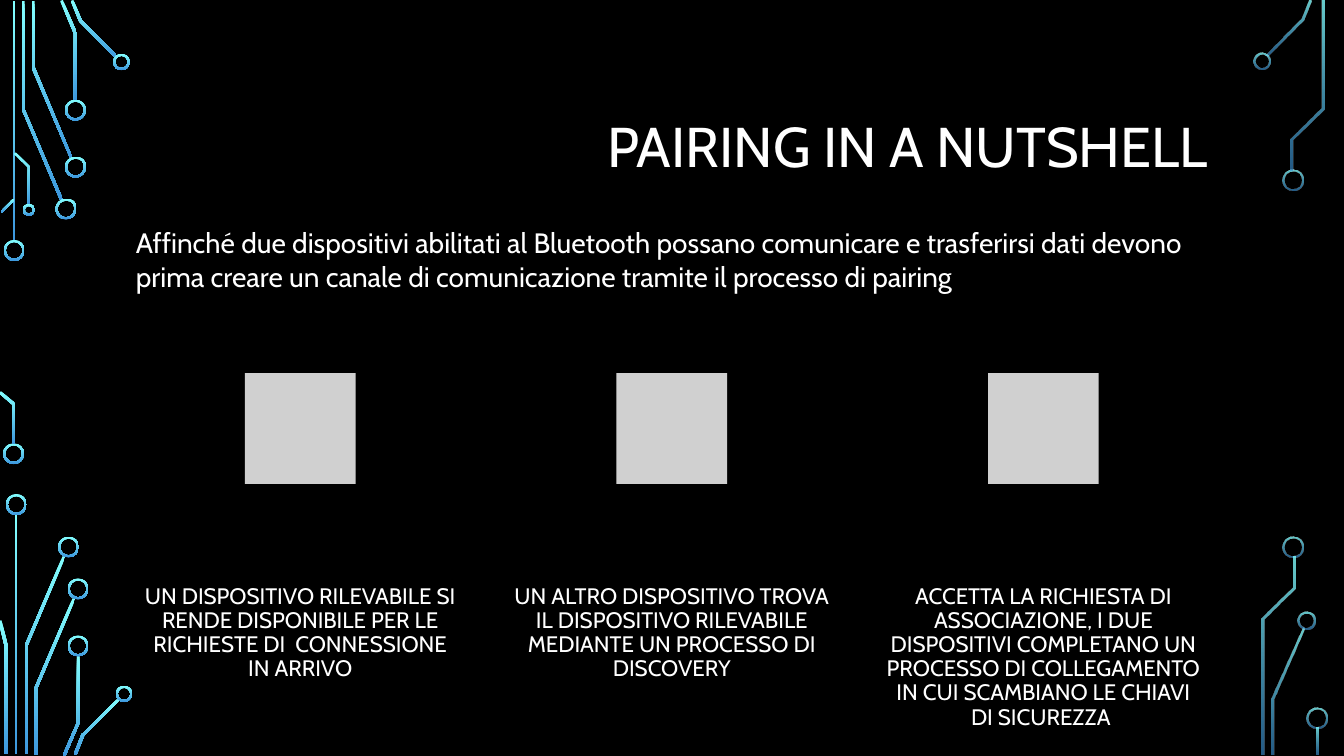
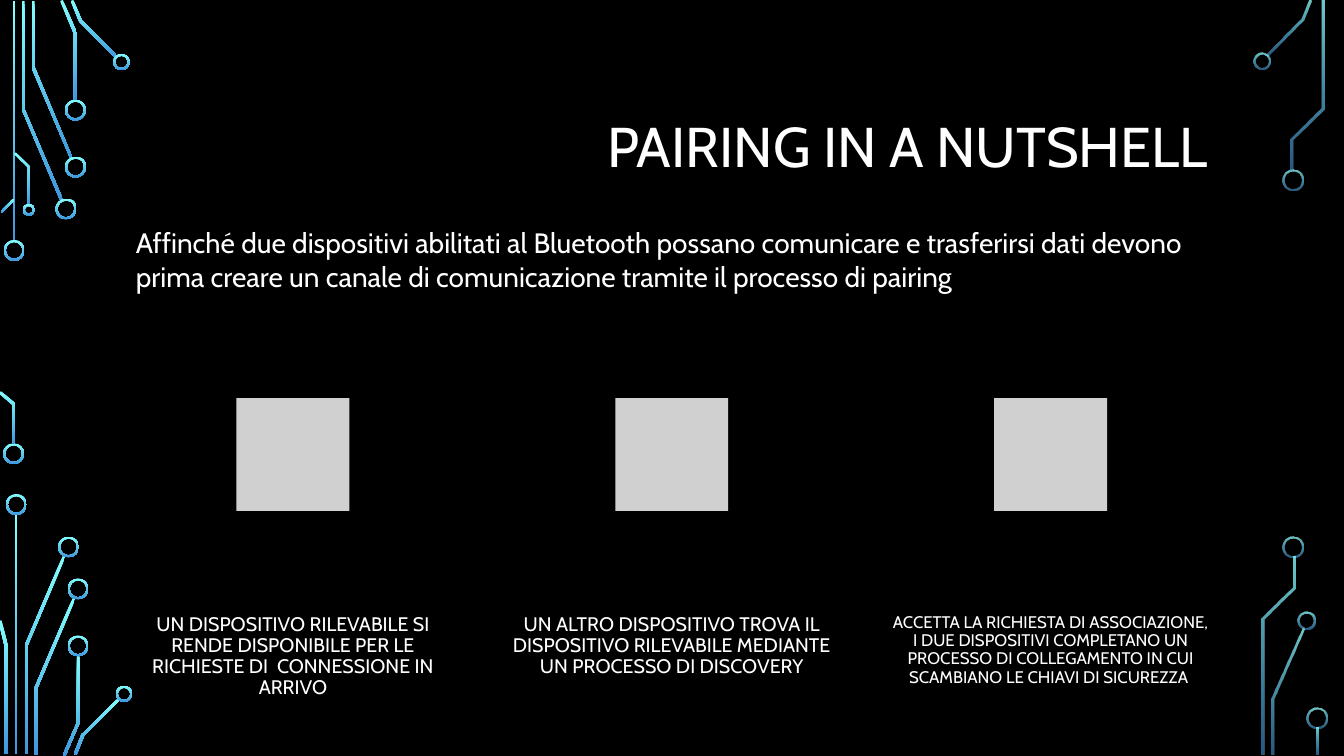
Before and after one commit to FNX-hub/ProgettoMP, a slide deck: slide 4 of Bluetooth.pptx. Drawn at 1344x756 pixels with LibreOffice and Linux fonts; fonts in the diff are those of the drawing; grey boxes stand for pictures; background and template pictures are left out. Boxes give left, top, right and bottom in pixels: in the first picture for what was removed or moved away, otherwise in the second. Text is boxed around its words. In the diff, an @@ line names an element or a change of style, - is before the commit and + after.

```diff
--- a/Bluetooth.pptx
+++ b/Bluetooth.pptx
@@ ellipse: place and size @@
-ellipse at [204, 332, 396, 524]
+ellipse at [195, 356, 391, 553]
@@ ellipse: place and size @@
-ellipse at [576, 332, 768, 524]
+ellipse at [574, 356, 770, 553]
@@ ellipse: place and size @@
-ellipse at [947, 332, 1139, 524]
+ellipse at [953, 356, 1149, 553]
@@ picture: place and size @@
-picture at [245, 373, 356, 484]
+picture at [237, 398, 350, 511]
@@ picture: place and size @@
-picture at [617, 373, 728, 484]
+picture at [616, 398, 729, 511]
@@ picture: place and size @@
-picture at [988, 373, 1099, 484]
+picture at [994, 398, 1107, 511]
@@ text "UN DISPOSITIVO RILEVABILE SI RENDE ..." at [152, 617, 434, 695]: size 16 to 14 pt @@
@@ text "UN DISPOSITIVO RILEVABILE SI RENDE ...": place and size @@
-text "UN DISPOSITIVO RILEVABILE SI RENDE ..." at [145, 588, 456, 677]
+text "UN DISPOSITIVO RILEVABILE SI RENDE ..." at [152, 617, 434, 695]
@@ text "UN ALTRO DISPOSITIVO TROVA IL ...": place and size @@
-text "UN ALTRO DISPOSITIVO TROVA IL ..." at [514, 588, 829, 677]
+text "UN ALTRO DISPOSITIVO TROVA IL ..." at [513, 617, 830, 674]
@@ text "UN ALTRO DISPOSITIVO TROVA IL ..." at [513, 617, 830, 674]: size 16 to 14 pt @@
@@ text "ACCETTA LA RICHIESTA DI ASSOCIAZIONE, ...": place and size @@
-text "ACCETTA LA RICHIESTA DI ASSOCIAZIONE, ..." at [887, 588, 1199, 726]
+text "ACCETTA LA RICHIESTA DI ASSOCIAZIONE, ..." at [893, 616, 1208, 684]
@@ text "ACCETTA LA RICHIESTA DI ASSOCIAZIONE, ..." at [893, 616, 1208, 684]: size 16 to 12 pt; less space between paragraphs @@
```
Also in this commit, not shown: 10 other slides changed, 13 slides added.
